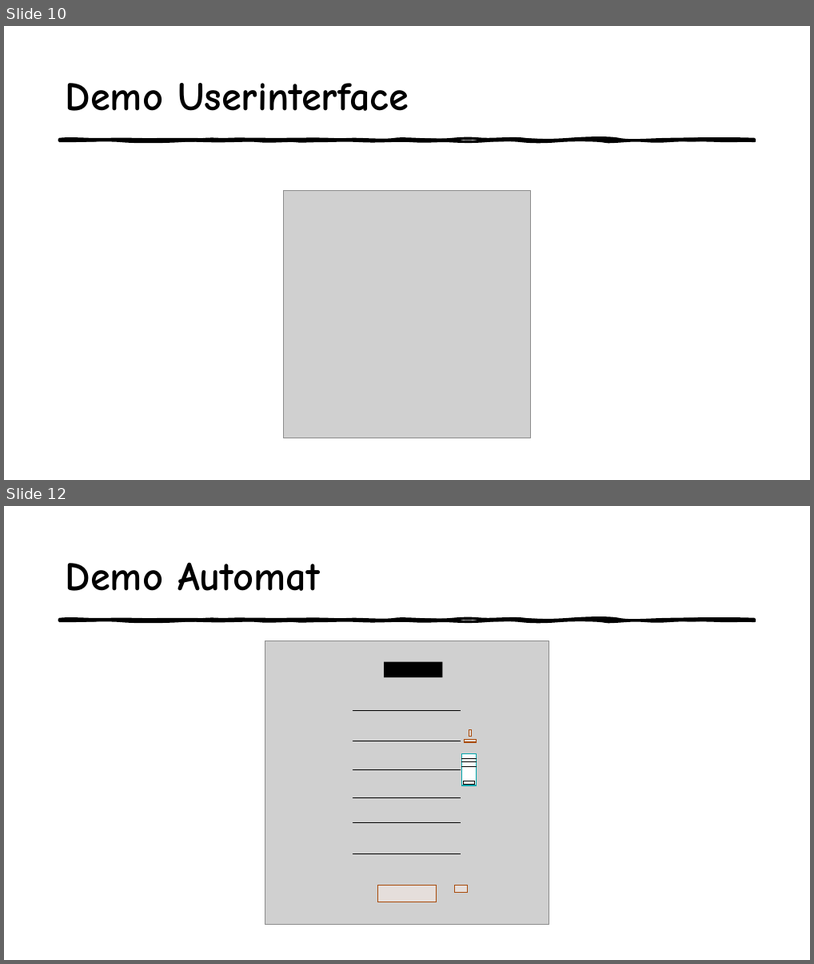
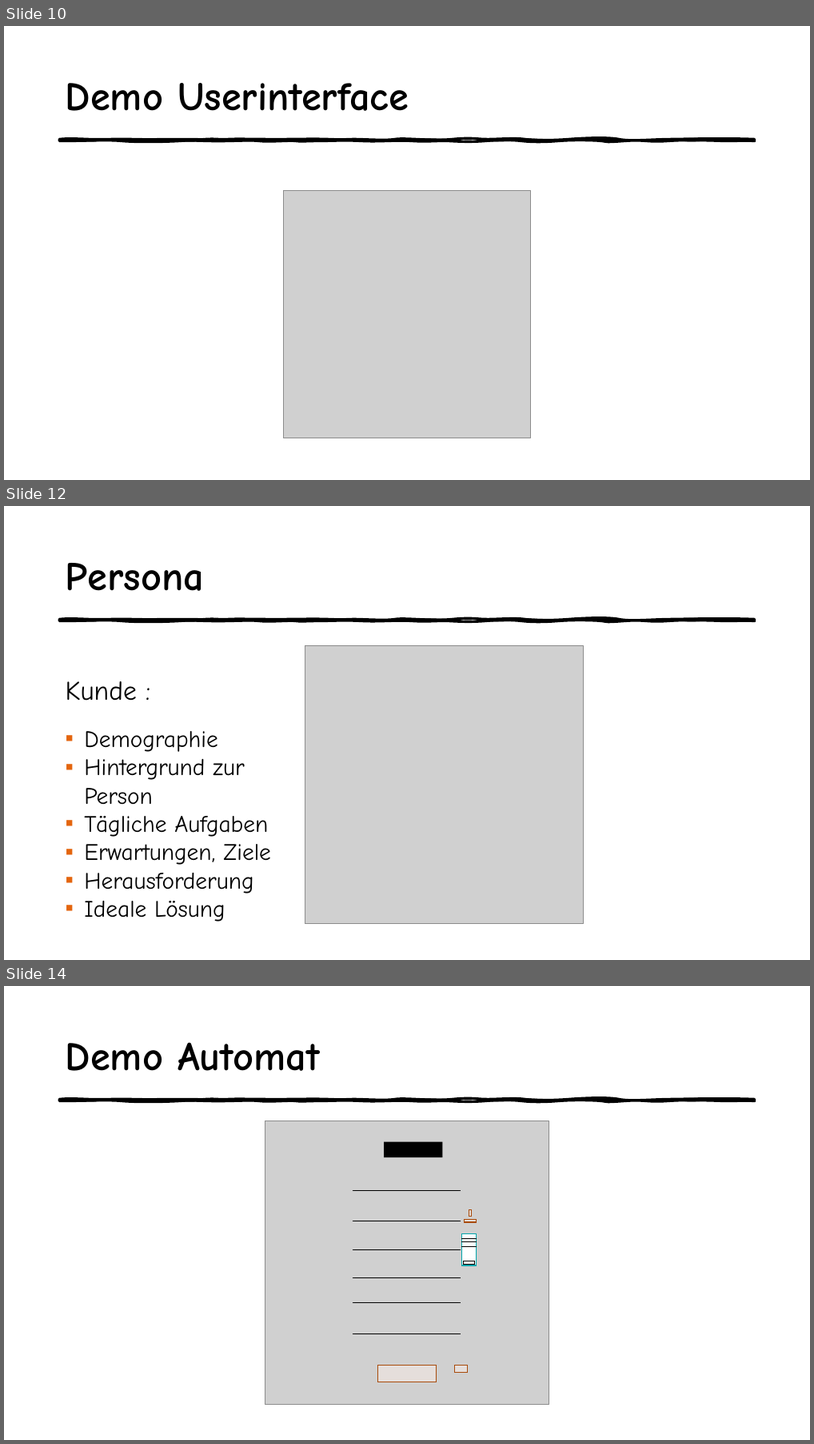
Before and after one commit to LisaRebecca/Gruppe4, a slide deck: Organisation/ATdIT.pptx. Shown one above the other, each under a label of ours: slides 10 and 12 before the commit, slides 10, 12 and 14 after it; the slides between them are not shown. The pictures are 814x964 and 814x1444 pixels, drawn with LibreOffice and Linux fonts; fonts in the diff are those of the drawing; grey boxes stand for pictures. Boxes give left, top, right and bottom in pixels: in the first picture for what was removed or moved away, otherwise in the second. Text is boxed around its words. In the diff, an @@ line names an element or a change of style, - is before the commit and + after.

```diff
--- a/Organisation/ATdIT.pptx
+++ b/Organisation/ATdIT.pptx
@@ slide 12 added at (4,506,810,960), background #FFFFFF; not listed: 1 template element that a slide beside it also shows @@
@@ title added at (66,563,204,591), 48 pt, text #000000, bold @@
+Persona
@@ picture added at (306,645,583,924) @@
@@ text added at (66,681,271,921), 28 pt, text #000000 @@
+Kunde :
+▪ Demographie
+▪ Hintergrund zur Person
+▪ Tägliche Aufgaben
+▪ Erwartungen, Ziele
+▪ Herausforderung
+▪ Ideale Lösung
@@ what was slide 12 is now slide 14 @@
```
Also in this commit, not shown: 7 slides changed, 1 other slide added.
